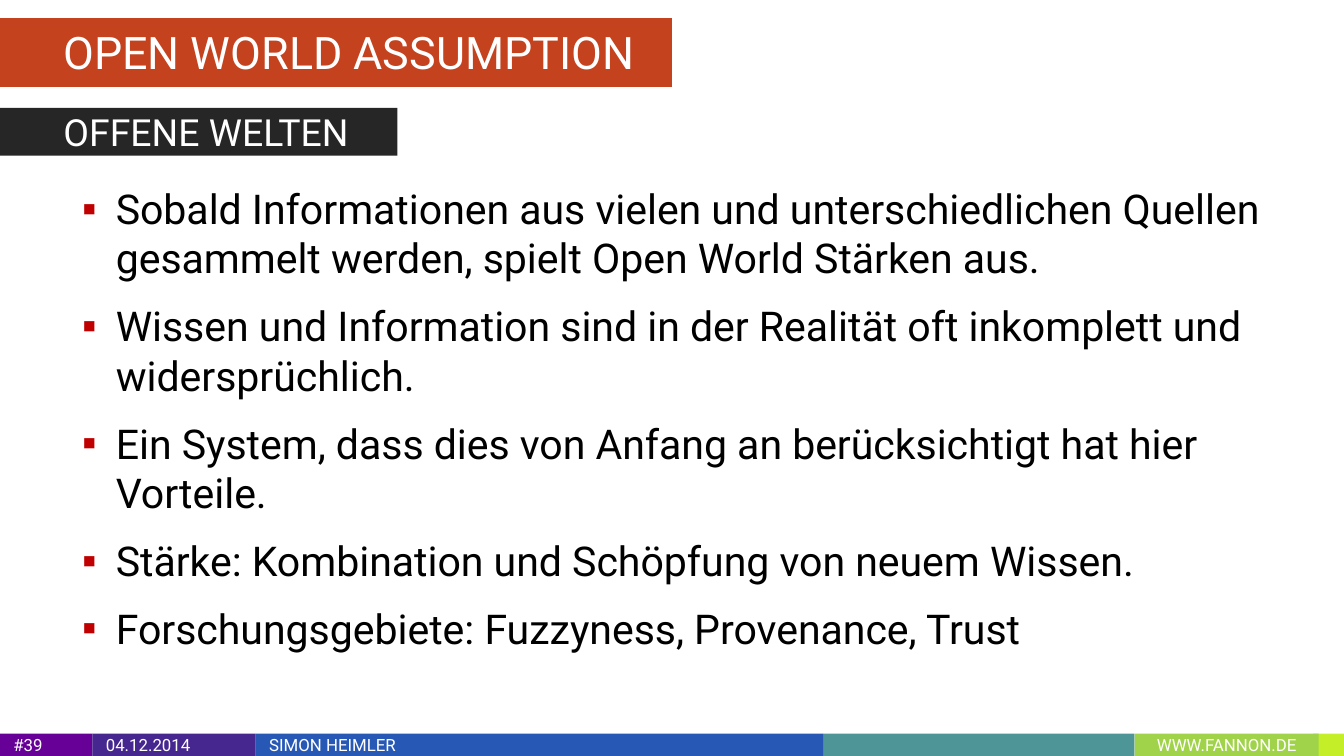
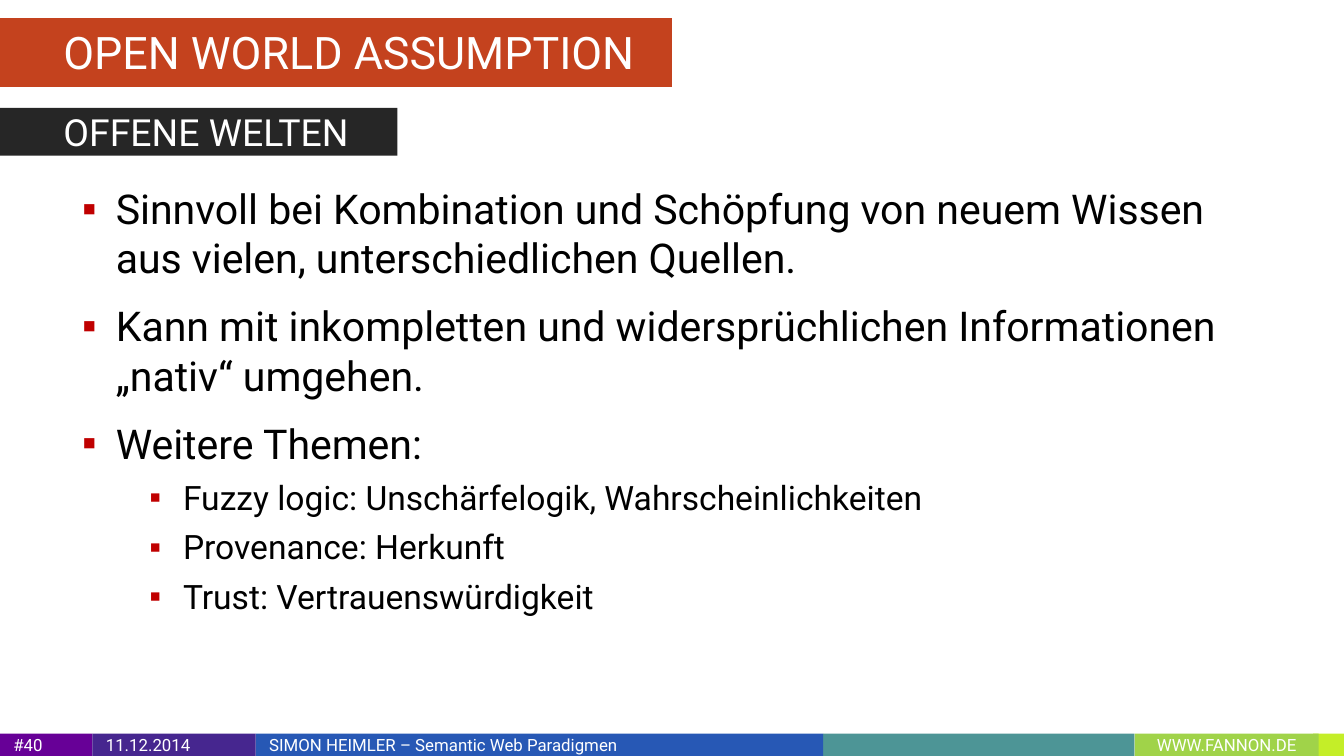
Before and after one commit to Fannon/SemanticWebParadigmen, a slide deck: slide 40 of Semantic Web Paradigmen PPT.pptx (slide 39 before the commit). Drawn at 1344x756 pixels with LibreOffice and Linux fonts; fonts in the diff are those of the drawing. Boxes give left, top, right and bottom in pixels: in the first picture for what was removed or moved away, otherwise in the second. Text is boxed around its words. In the diff, an @@ line names an element or a change of style, - is before the commit and + after.

```diff
--- a/Semantic Web Paradigmen PPT.pptx
+++ b/Semantic Web Paradigmen PPT.pptx
@@ text at bbox=[116, 192, 1215, 616]: text changed @@
-▪ Sobald Informationen aus vielen und unterschiedlichen Quellen gesammelt werden, spielt Open World Stärken aus.
-▪ Wissen und Information sind in der Realität oft inkomplett und widersprüchlich.
-▪ Ein System, dass dies von Anfang an berücksichtigt hat hier Vorteile.
-▪ Stärke: Kombination und Schöpfung von neuem Wissen.
-▪ Forschungsgebiete: Fuzzyness, Provenance, Trust
+▪ Sinnvoll bei Kombination und Schöpfung von neuem Wissen aus vielen, unterschiedlichen Quellen.
+▪ Kann mit inkompletten und widersprüchlichen Informationen „nativ“ umgehen.
+▪ Weitere Themen:
+  ▪ Fuzzy logic: Unschärfelogik, Wahrscheinlichkeiten
+  ▪ Provenance: Herkunft
+  ▪ Trust: Vertrauenswürdigkeit
@@ page number at bbox=[13, 739, 42, 751]: text changed @@
-#39
+#40
@@ text in rectangle at bbox=[106, 739, 190, 751]: text changed @@
-04.12.2014
+11.12.2014
@@ text in rectangle at bbox=[269, 738, 617, 755]: text changed @@
-SIMON HEIMLER
+SIMON HEIMLER – Semantic Web Paradigmen
```
Also in this commit, not shown: 48 other slides changed, 3 slides added, 1 slide removed.
